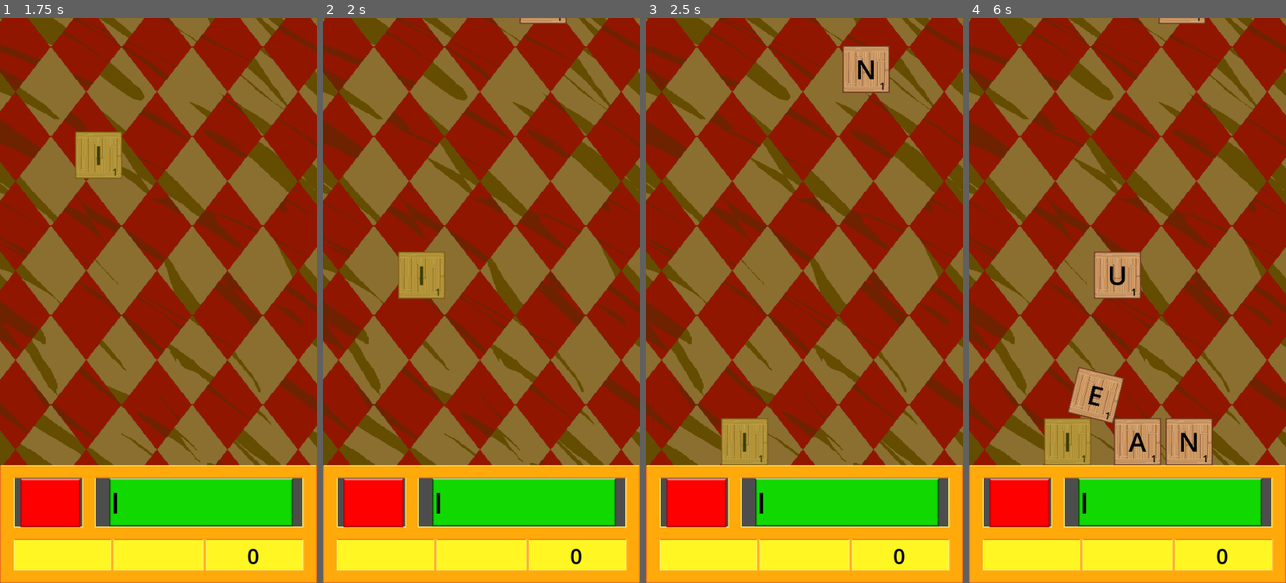
Above: before the commit, frames 1-4 (left to right).
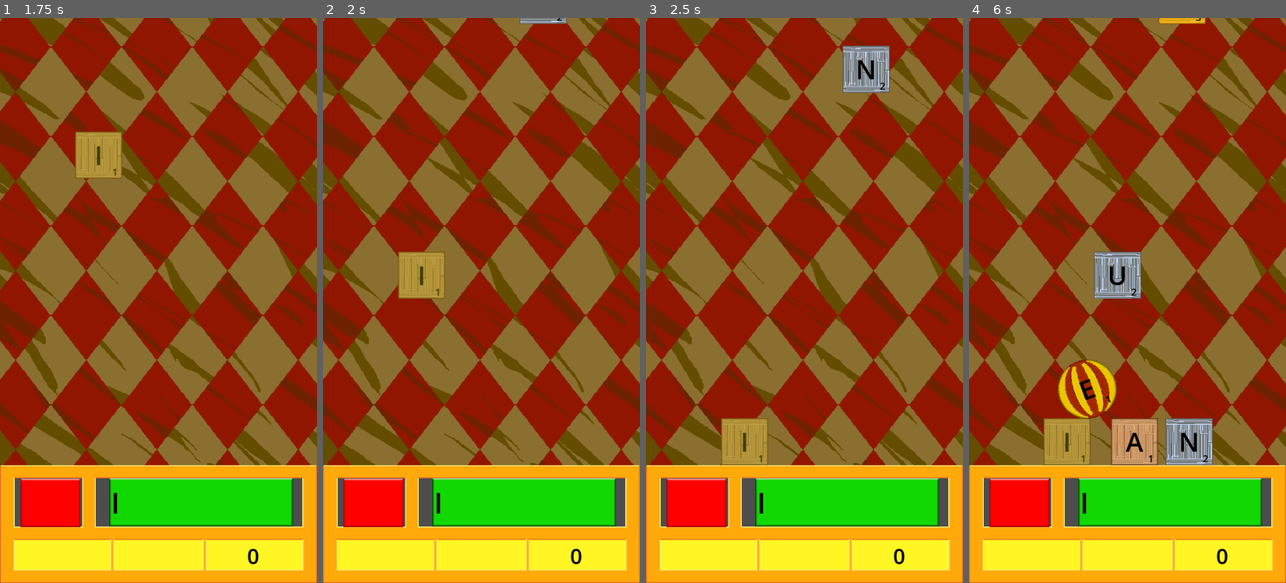
Above: after the commit, the same moments.

Repository: Reicher/lettris2
Game: Godot game, scene res://game.tscn
Same seed, same stepped clock (60 frames per second), same inputs: the game is played once before the commit and once after it.
Inputs (mouse positions are in pixels of both pictures, inside the frame that each line leads up to):
- Up to frame 1 (1.75 s): click (199, 503) at 0.5 s; click (98, 18) at 1.25 s
- Up to frame 2 (2 s): no input
- Up to frame 3 (2.5 s): click "I" at 2 s
- Up to frame 4 (6 s): click (1019, 503) at 2.75 s; click (1168, 503) at 3.5 s; click (1019, 503) at 4.25 s; click (1067, 441) at 5.02 s; click "I" at 5.75 s

Frame 1 is identical in both runs. In frame 2, 0.1% of the frame differs, in the area x 62-77%, y 0-1%; in frame 3, 1.2%; in frame 4, 4.9%, in the area x 23-77%, y 0-80%.

Commit message:
Add a few other boxes with other shapes, textures and value-multipliers

Diff:
--- a/BoxGenerator2.gd
+++ b/BoxGenerator2.gd
@@ -1,7 +1,11 @@
 extends Node2D
 
-# Define the Box scene to instantiate
-var box_scene
+# Preload the box scenes
+var Normal = preload("res://boxes/basebox.tscn")
+var Silver = preload("res://boxes/silver.tscn")
+var Gold = preload("res://boxes/gold.tscn")
+var Ball = preload("res://boxes/ball.tscn")
+
 var rng = RandomNumberGenerator.new()
 
 var letterValues = {
@@ -13,8 +17,6 @@
 var weightedList = [] # Used for deciding how often a letter should appear
 
 func _ready():
-	box_scene = load("res://box.tscn")
-
 	# Create a list where each letter appears a number of times equal to its weight
 	for letter in letterValues:
 		for i in int(10 / letterValues[letter]):
@@ -23,6 +25,10 @@
 func _get_semi_random_letter():
 	# Select a random element from the weighted list
 	return weightedList[randi() % weightedList.size()]
+
+func _get_next_box_type():
+	var box_types = [Normal, Silver, Gold, Ball]
+	return box_types[randi() % box_types.size()]
 
 # A new box should be created
 func _on_timer_timeout():
@@ -35,8 +41,7 @@
 		if child.name != "Timer" and child.position.y < 0:
 			print("Game over")
 
-	# Instantiate the Box scene at the random position
-	var box = box_scene.instantiate()
+	var box = _get_next_box_type().instantiate()
 
 	# Generate parameters for the box
 	var x_bounds = Vector2(box.size[0]/2, viewport_width - box.size[0]/2)
--- /dev/null
+++ b/boxes/ball.tscn
@@ -0,0 +1,30 @@
+[gd_scene load_steps=5 format=3 uid="uid://d0ge5uagl5lv5"]
+
+[ext_resource type="PackedScene" uid="uid://dxw5co5ucfkeo" path="res://boxes/basebox.tscn" id="1_2jfjb"]
+[ext_resource type="Texture2D" uid="uid://86ey3tglhxfq" path="res://assets/spritesheet.png" id="2_vvg21"]
+
+[sub_resource type="CircleShape2D" id="CircleShape2D_eody5"]
+radius = 50.0
+
+[sub_resource type="AtlasTexture" id="AtlasTexture_eqrwh"]
+atlas = ExtResource("2_vvg21")
+region = Rect2(1383, 1149, 100, 100)
+
+[node name="box" instance=ExtResource("1_2jfjb")]
+
+[node name="Shape" parent="." index="0"]
+shape = SubResource("CircleShape2D_eody5")
+
+[node name="Texture" parent="." index="1"]
+anchors_preset = 8
+anchor_left = 0.5
+anchor_top = 0.5
+anchor_right = 0.5
+anchor_bottom = 0.5
+offset_left = -50.0
+offset_top = -50.0
+offset_right = 50.0
+offset_bottom = 50.0
+grow_horizontal = 2
+grow_vertical = 2
+texture_normal = SubResource("AtlasTexture_eqrwh")
--- a/box.gd
+++ b/boxes/basebox.gd
@@ -5,10 +5,13 @@
 var selected = false
 var letter = " "
 var value = 0
-var size = Vector2(80, 80) # Needs to be set dynamically later
+@export var multiplier = 1
+var size = Vector2(80, 80) # TODO: Needs to be set dynamically
 
 func _ready():
 	$Letter.text = letter
+	value *= multiplier
+	print("Value for " + letter + " is " + str(value) + " (multi x" + str(multiplier) + ")")
 	$Value.text = str(value)
 
 func _on_texture_button_pressed():
--- a/box.tscn
+++ b/boxes/basebox.tscn
@@ -1,13 +1,13 @@
 [gd_scene load_steps=7 format=3 uid="uid://dxw5co5ucfkeo"]
 
-[ext_resource type="Script" path="res://box.gd" id="1_7tbs5"]
-[ext_resource type="Texture2D" uid="uid://86ey3tglhxfq" path="res://assets/spritesheet.png" id="1_f42ex"]
+[ext_resource type="Script" path="res://boxes/basebox.gd" id="1_63acf"]
+[ext_resource type="Texture2D" uid="uid://86ey3tglhxfq" path="res://assets/spritesheet.png" id="2_1x50m"]
 
 [sub_resource type="RectangleShape2D" id="RectangleShape2D_kivvd"]
 size = Vector2(80, 80)
 
 [sub_resource type="AtlasTexture" id="AtlasTexture_d4cd7"]
-atlas = ExtResource("1_f42ex")
+atlas = ExtResource("2_1x50m")
 region = Rect2(1129, 1295, 80, 80)
 
 [sub_resource type="LabelSettings" id="LabelSettings_g6a4k"]
@@ -20,12 +20,12 @@
 
 [node name="box" type="RigidBody2D"]
 position = Vector2(0, -2)
-script = ExtResource("1_7tbs5")
+script = ExtResource("1_63acf")
 
 [node name="Shape" type="CollisionShape2D" parent="."]
 shape = SubResource("RectangleShape2D_kivvd")
 
-[node name="TextureButton" type="TextureButton" parent="."]
+[node name="Texture" type="TextureButton" parent="."]
 texture_filter = 1
 offset_left = -40.0
 offset_top = -40.0
@@ -63,4 +63,4 @@
 mouse_filter = 2
 color = Color(0.57361, 0.562641, 0, 0.423529)
 
-[connection signal="pressed" from="TextureButton" to="." method="_on_texture_button_pressed"]
+[connection signal="pressed" from="Texture" to="." method="_on_texture_button_pressed"]
--- /dev/null
+++ b/boxes/gold.tscn
@@ -0,0 +1,14 @@
+[gd_scene load_steps=4 format=3 uid="uid://cfvvub6ku12w3"]
+
+[ext_resource type="PackedScene" uid="uid://dxw5co5ucfkeo" path="res://boxes/basebox.tscn" id="1_604nu"]
+[ext_resource type="Texture2D" uid="uid://86ey3tglhxfq" path="res://assets/spritesheet.png" id="2_a6u38"]
+
+[sub_resource type="AtlasTexture" id="AtlasTexture_uikao"]
+atlas = ExtResource("2_a6u38")
+region = Rect2(805, 1295, 80, 80)
+
+[node name="box" instance=ExtResource("1_604nu")]
+multiplier = 3
+
+[node name="Texture" parent="." index="1"]
+texture_normal = SubResource("AtlasTexture_uikao")
--- /dev/null
+++ b/boxes/silver.tscn
@@ -0,0 +1,14 @@
+[gd_scene load_steps=4 format=3 uid="uid://bpyhyqrplwfil"]
+
+[ext_resource type="PackedScene" uid="uid://dxw5co5ucfkeo" path="res://boxes/basebox.tscn" id="1_ooeul"]
+[ext_resource type="Texture2D" uid="uid://86ey3tglhxfq" path="res://assets/spritesheet.png" id="2_5gull"]
+
+[sub_resource type="AtlasTexture" id="AtlasTexture_lysr3"]
+atlas = ExtResource("2_5gull")
+region = Rect2(886, 1295, 80, 80)
+
+[node name="box" instance=ExtResource("1_ooeul")]
+multiplier = 2
+
+[node name="Texture" parent="." index="1"]
+texture_normal = SubResource("AtlasTexture_lysr3")
--- a/game.tscn
+++ b/game.tscn
@@ -107,7 +107,7 @@
 offset_top = 129.0
 offset_right = 510.0
 offset_bottom = 176.0
-text = "55"
+text = "420"
 label_settings = SubResource("LabelSettings_nfvus")
 horizontal_alignment = 1
 vertical_alignment = 1
